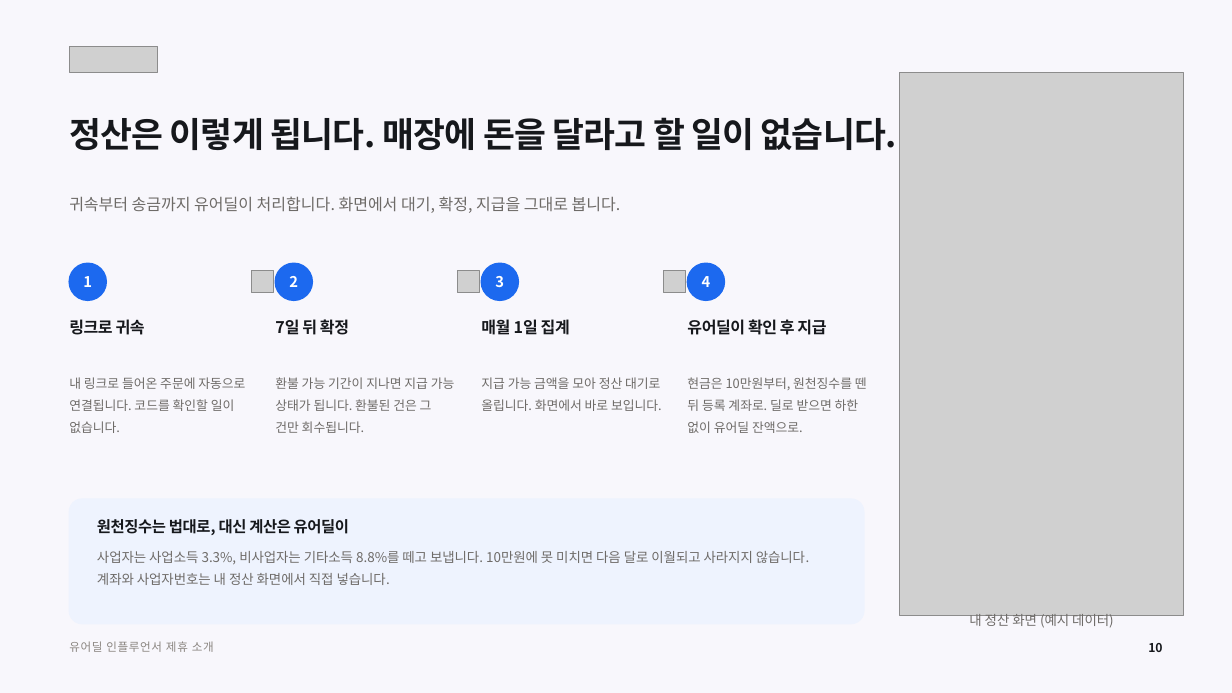
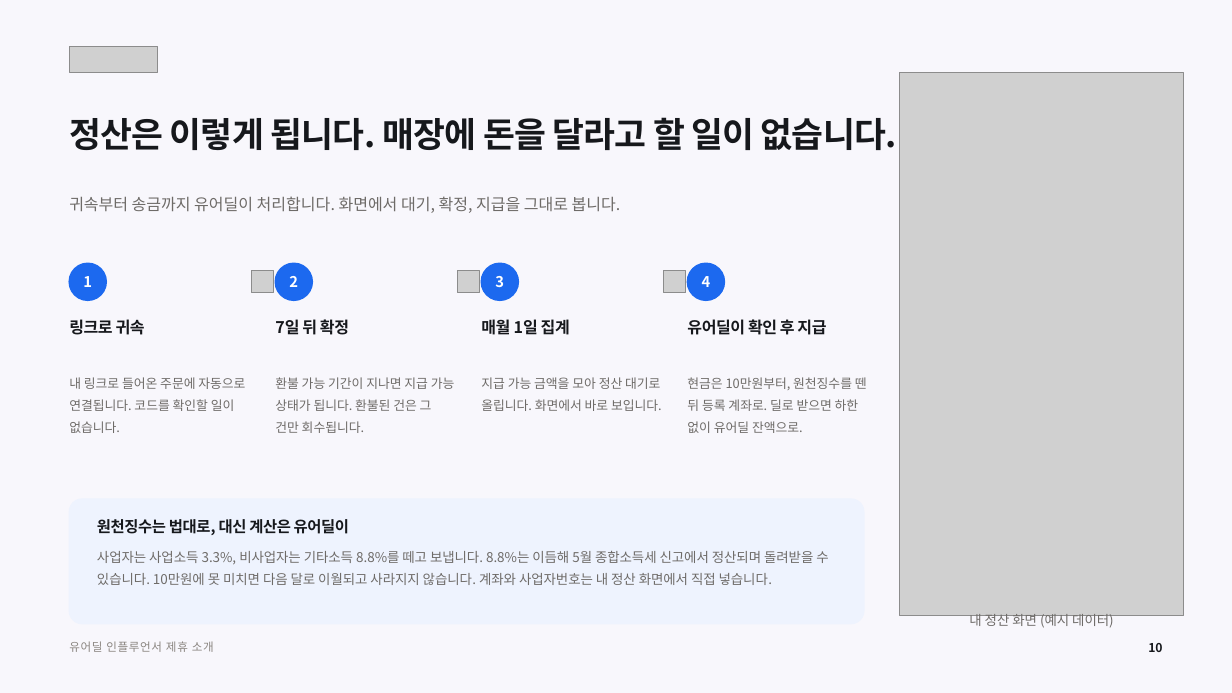
Before and after one commit to tobe2111/ur-live, a slide deck: slide 10 of docs/business/proposals/urdeal-influencer-deck.pptx. Drawn at 1232x693 pixels with LibreOffice and Linux fonts; fonts in the diff are those of the drawing; grey boxes stand for pictures. Boxes give left, top, right and bottom in pixels: in the first picture for what was removed or moved away, otherwise in the second. Text is boxed around its words. In the diff, an @@ line names an element or a change of style, - is before the commit and + after.

```diff
--- a/docs/business/proposals/urdeal-influencer-deck.pptx
+++ b/docs/business/proposals/urdeal-influencer-deck.pptx
@@ text at (x1=97, y1=551, x2=828, y2=585): text changed @@
-사업자는 사업소득 3.3%, 비사업자는 기타소득 8.8%를 떼고 보냅니다. 10만원에 못 미치면 다음 달로 이월되고 사라지지 않습니다. 계좌와 사업자번호는 내 정산 화면에서 직접 넣습니다.
+사업자는 사업소득 3.3%, 비사업자는 기타소득 8.8%를 떼고 보냅니다. 8.8%는 이듬해 5월 종합소득세 신고에서 정산되며 돌려받을 수 있습니다. 10만원에 못 미치면 다음 달로 이월되고 사라지지 않습니다. 계좌와 사업자번호는 내 정산 화면에서 직접 넣습니다.
```
Also in this commit, not shown: 4 other slides changed, 12 other files.
